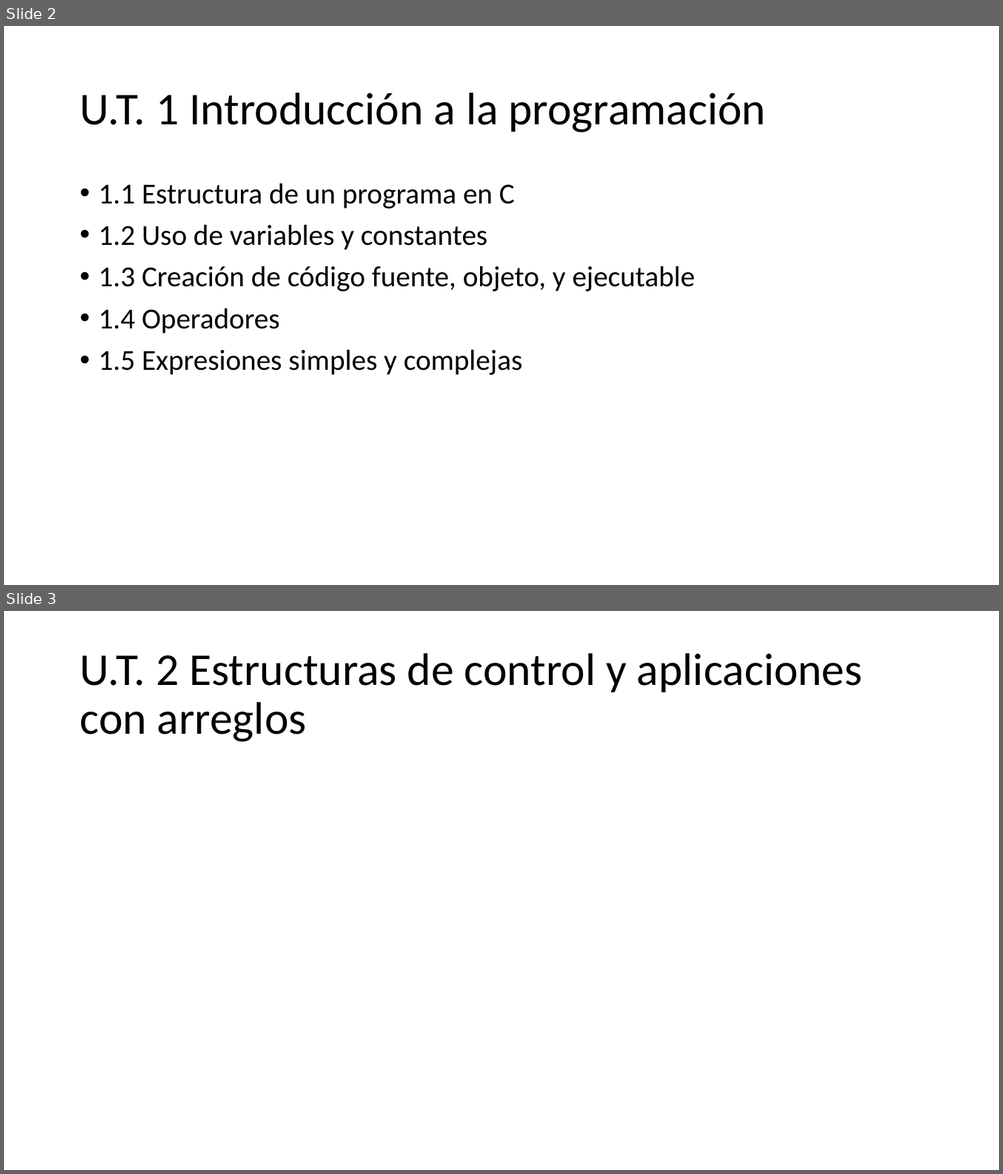
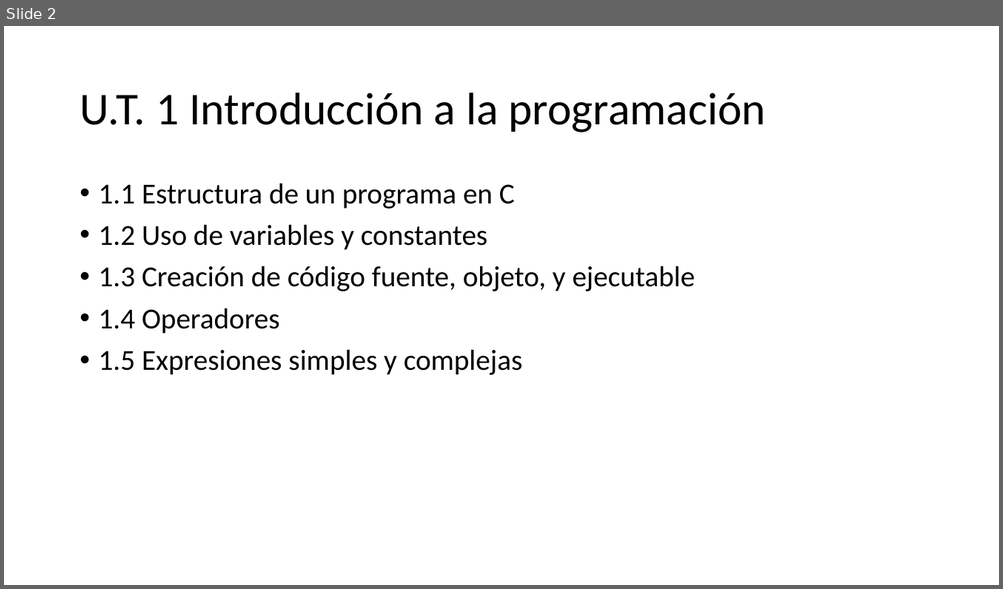
Before and after one commit to programacionestructurada/2021-2, a slide deck: U1_Introduccion_a_la_programacion/U1.pptx. Shown one above the other, each under a label of ours: slides 2 and 3 before the commit, slide 2 after it. The pictures are 1003x1174 and 1003x589 pixels, drawn with LibreOffice and Linux fonts; fonts in the diff are those of the drawing. Boxes give left, top, right and bottom in pixels: in the first picture for what was removed or moved away, otherwise in the second. Text is boxed around its words. In the diff, an @@ line names an element or a change of style, - is before the commit and + after.

```diff
--- a/U1_Introduccion_a_la_programacion/U1.pptx
+++ b/U1_Introduccion_a_la_programacion/U1.pptx
@@ slide 3 removed at <box>4,611,999,1170</box>, background #FFFFFF @@
@@ title removed at <box>79,653,862,742</box> @@
-U.T. 2 Estructuras de control y aplicaciones con arreglos
```
Also in this commit, not shown: 1 slide changed, 9 slides added, 1 other file.
